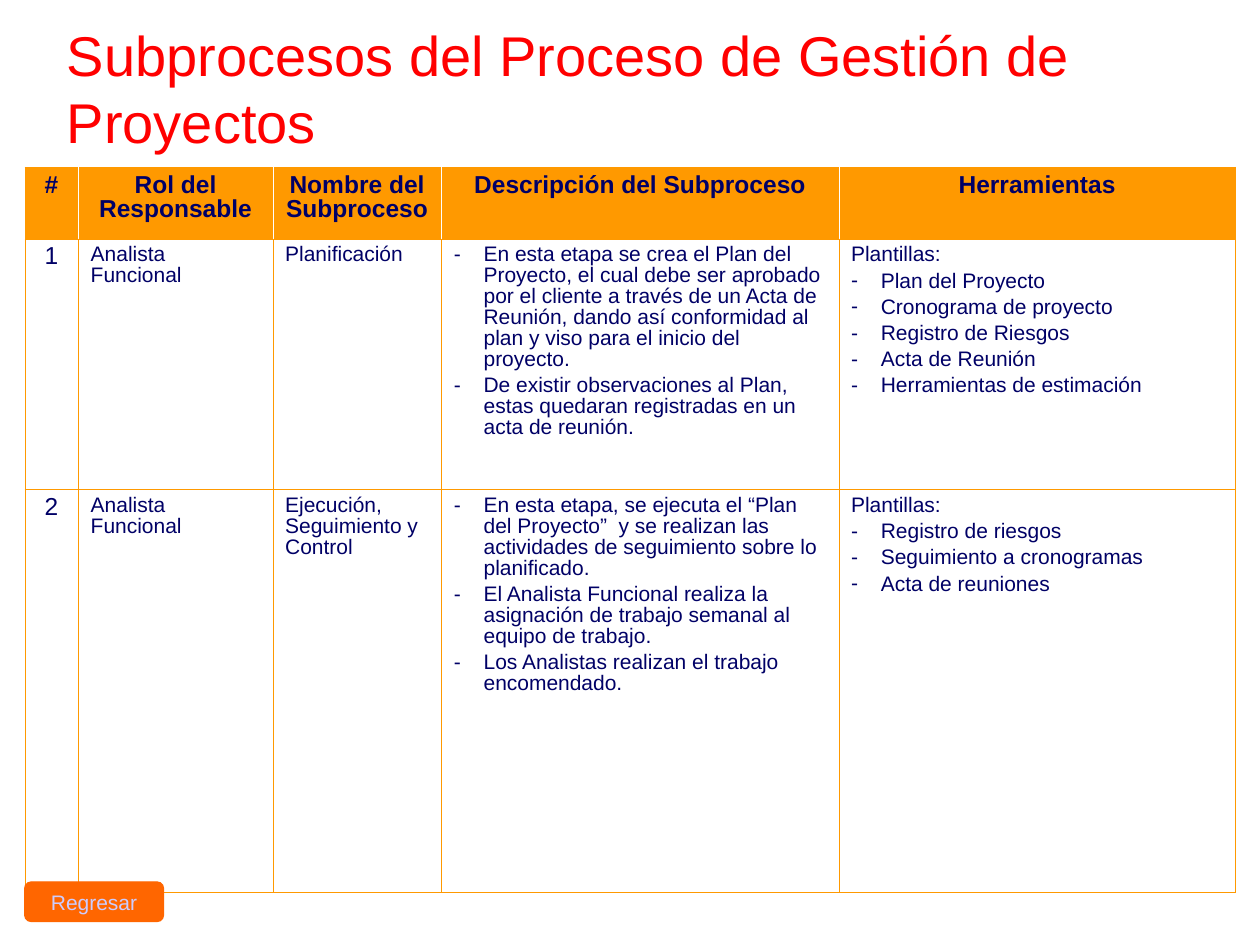
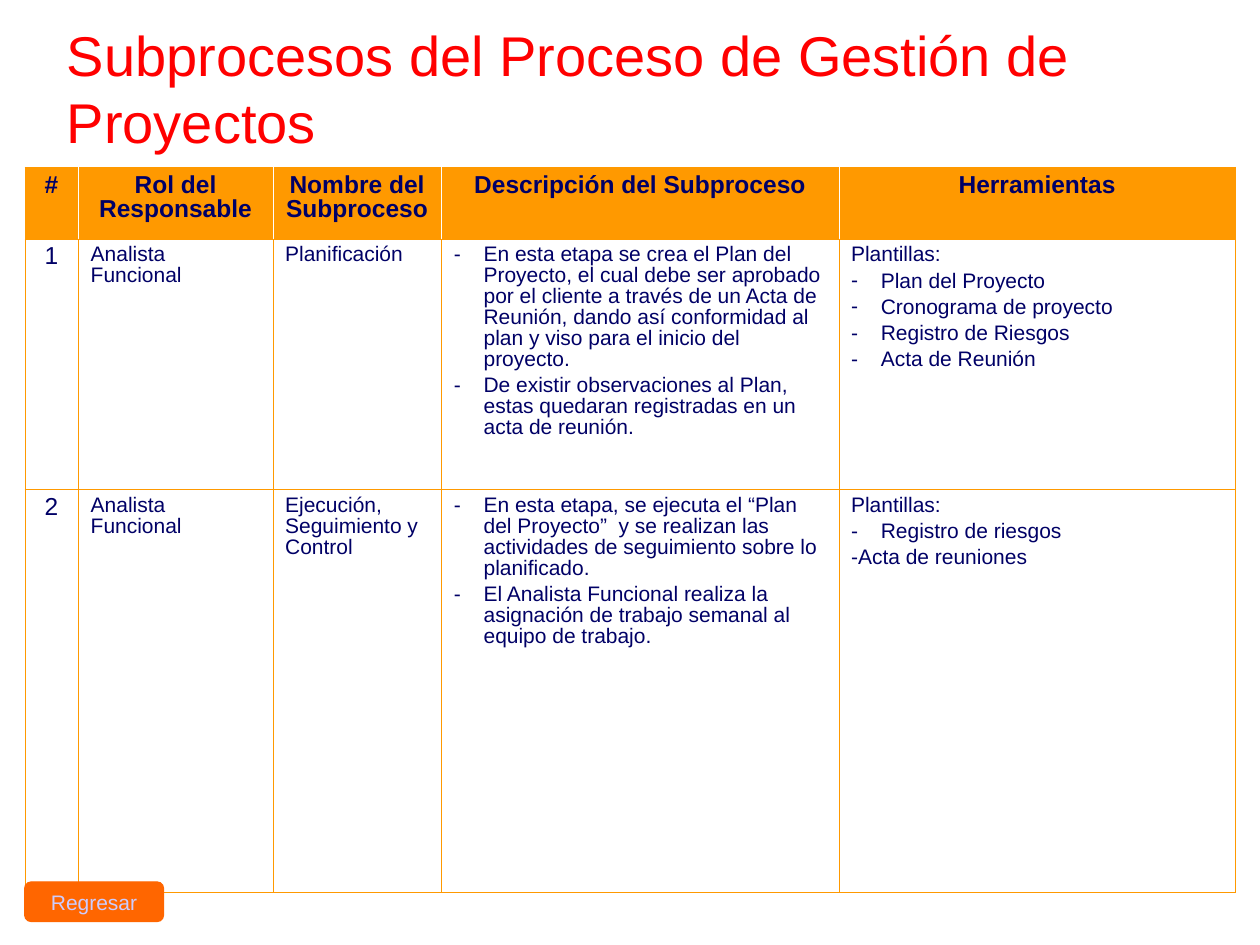
Before and after one commit to cjbensan/sistema-facturacion-inventario, a slide deck: slide 14 of CMMI-Nivel-2/PP-PMC/PGPRO_0.1_2015.ppt (slide 13 before the commit). Drawn at 1260x945 pixels with LibreOffice and Linux fonts; fonts in the diff are those of the drawing; background and template pictures are left out. Boxes give left, top, right and bottom in pixels: in the first picture for what was removed or moved away, otherwise in the second. Text is boxed around its words. In the diff, an @@ line names an element or a change of style, - is before the commit and + after.

```diff
--- a/CMMI-Nivel-2/PP-PMC/PGPRO_0.1_2015.ppt
+++ b/CMMI-Nivel-2/PP-PMC/PGPRO_0.1_2015.ppt
@@ table at <box>25,168,1236,892</box> @@
-row 2, column 5: Plantillas: / Plan del Proyecto / Cronograma de proyecto / Registro de Riesgos / Acta de Reunión / Herramientas de estimación
+row 2, column 5: Plantillas: / Plan del Proyecto / Cronograma de proyecto / Registro de Riesgos / Acta de Reunión
-row 3, column 4: En esta etapa, se ejecuta el “Plan del Proyecto” y se realizan las actividades de seguimiento sobre lo planificado. / El Analista Funcional realiza la asignación de trabajo semanal al equipo de trabajo. / Los Analistas realizan el trabajo encomendado.
+row 3, column 4: En esta etapa, se ejecuta el “Plan del Proyecto” y se realizan las actividades de seguimiento sobre lo planificado. / El Analista Funcional realiza la asignación de trabajo semanal al equipo de trabajo.
-row 3, column 5: Plantillas: / Registro de riesgos / Seguimiento a cronogramas / Acta de reuniones
+row 3, column 5: Plantillas: / Registro de riesgos / -Acta de reuniones
```
Also in this commit, not shown: 18 other slides changed, 1 slide added, 1 slide removed.
